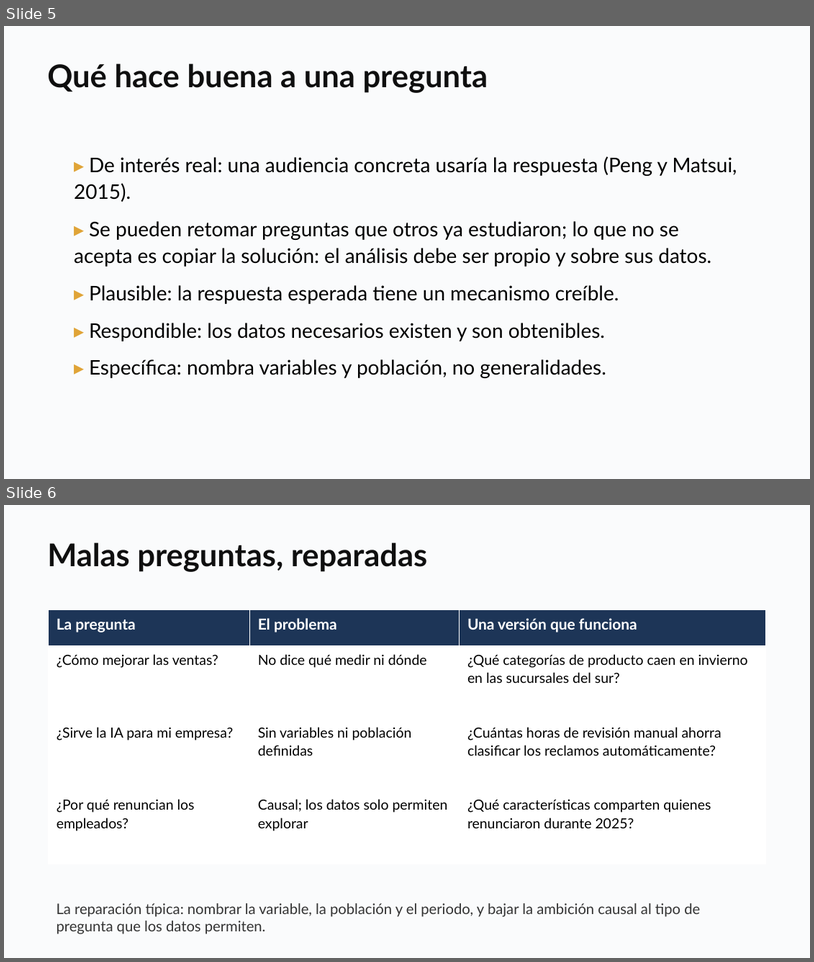
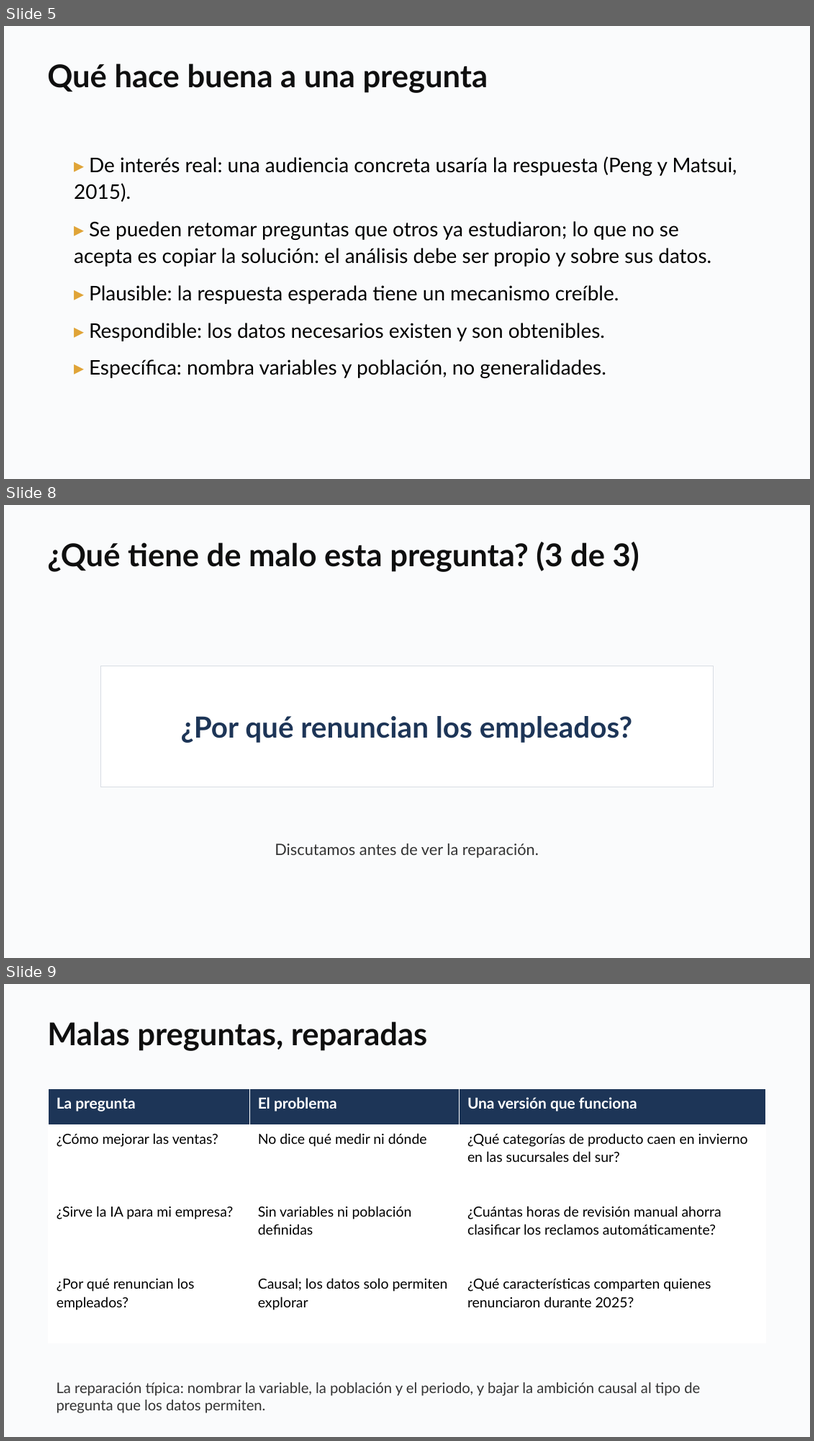
Before and after one commit to daniopitz/diplomado-cdd, a slide deck: presentaciones/clase02_eda_descriptiva.pptx. Shown one above the other, each under a label of ours: slides 5 and 6 before the commit, slides 5, 8 and 9 after it; the slides between them are not shown. The pictures are 814x962 and 814x1441 pixels, drawn with LibreOffice and Linux fonts; fonts in the diff are those of the drawing. Boxes give left, top, right and bottom in pixels: in the first picture for what was removed or moved away, otherwise in the second. Text is boxed around its words. In the diff, an @@ line names an element or a change of style, - is before the commit and + after.

```diff
--- a/presentaciones/clase02_eda_descriptiva.pptx
+++ b/presentaciones/clase02_eda_descriptiva.pptx
@@ slide 8 added at [4, 505, 810, 958], background #FFFFFF @@
@@ rectangle added at [4, 505, 810, 958], fill #FAFBFC @@
@@ text added at [47, 542, 640, 572], 28 pt, text #0F0F0F, bold @@
+¿Qué tiene de malo esta pregunta? (3 de 3)
@@ rectangle added at [100, 666, 714, 787], fill #FFFFFF, outline #D8DDE3 0.75 pt, 26 pt, text #1D3557, bold @@
+¿Por qué renuncian los empleados?
@@ text added at [275, 843, 539, 858], 14 pt, text #333333 @@
+Discutamos antes de ver la reparación.
@@ what was slide 6 is now slide 9 @@
```
Also in this commit, not shown: 2 other slides added, 1 other file.
